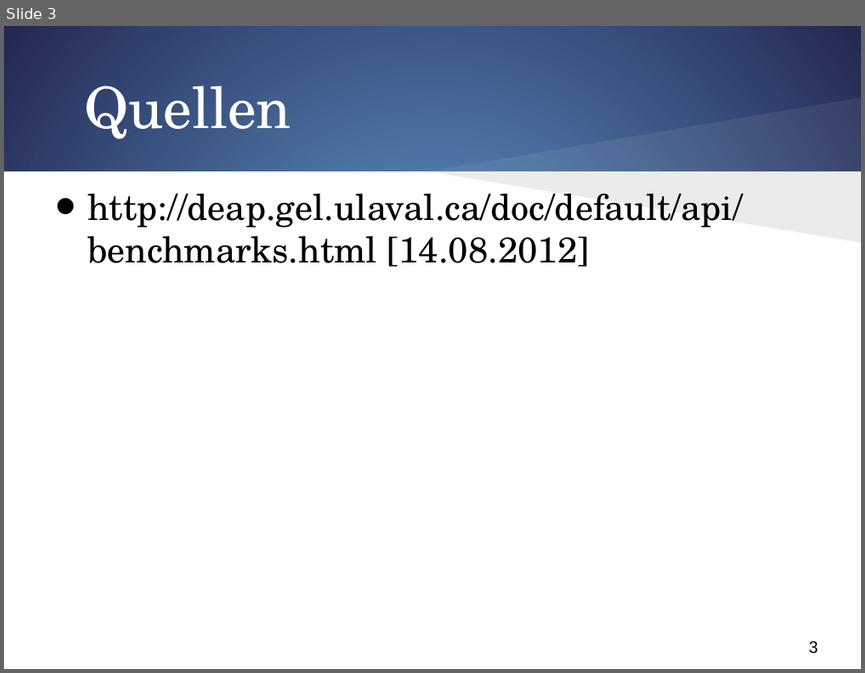
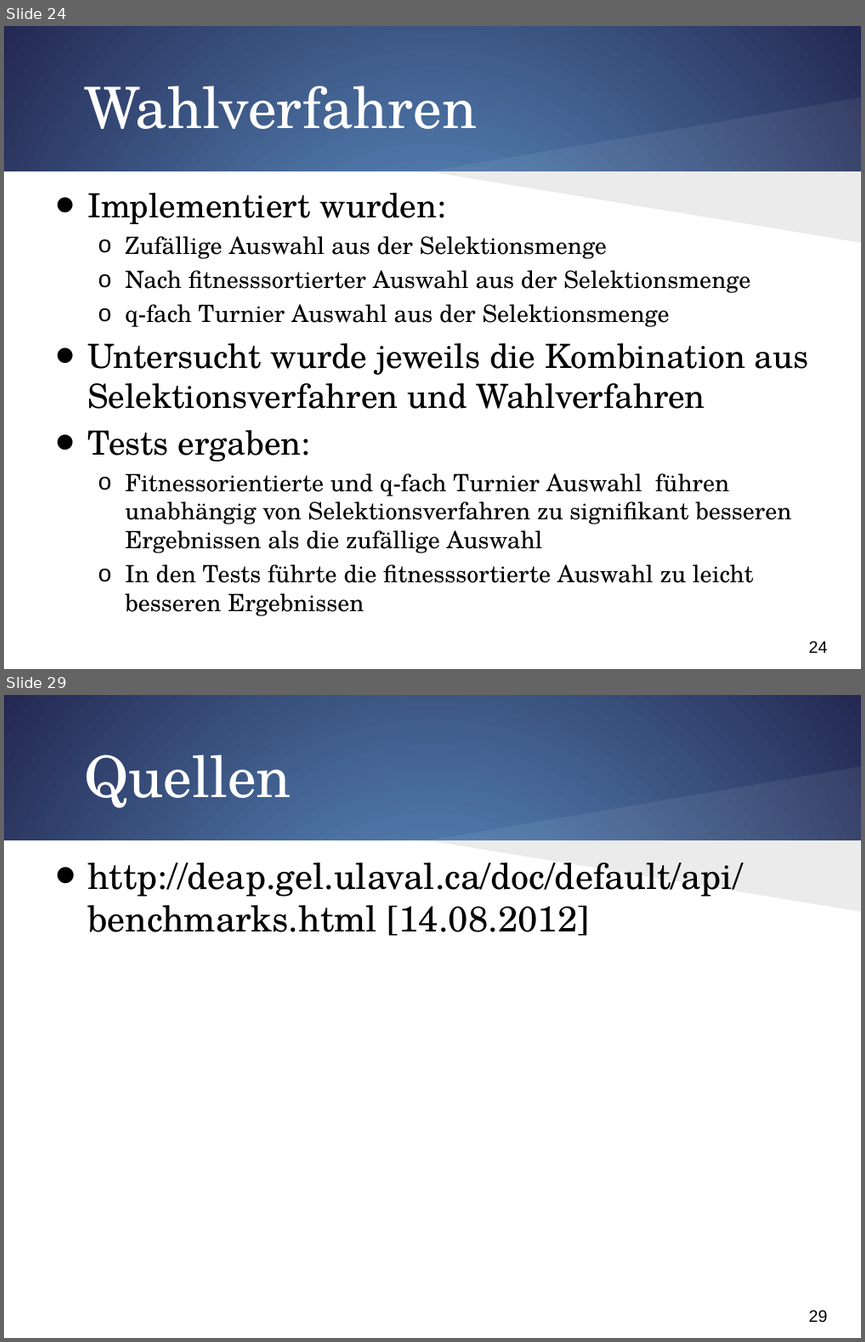
Before and after one commit to FalkoHilbert/evolotionaere-algorithmen, a slide deck: evolotionaereAlgorithmen/trunk/SystemOfEquations/Ergebnisse/Präsi/UI.pptx. Shown one above the other, each under a label of ours: slide 3 before the commit, slides 24 and 29 after it; the slides between them are not shown. The pictures are 865x673 and 865x1342 pixels, drawn with LibreOffice and Linux fonts; fonts in the diff are those of the drawing. Boxes give left, top, right and bottom in pixels: in the first picture for what was removed or moved away, otherwise in the second. Text is boxed around its words. In the diff, an @@ line names an element or a change of style, - is before the commit and + after.

```diff
--- a/evolotionaereAlgorithmen/trunk/SystemOfEquations/Ergebnisse/Präsi/UI.pptx
+++ b/evolotionaereAlgorithmen/trunk/SystemOfEquations/Ergebnisse/Präsi/UI.pptx
@@ slide 24 added at [4, 26, 861, 669], background gradient #629DD1 to #242852; not listed: 4 template elements that a slide beside it also shows @@
@@ title added at [84, 71, 477, 129], 48 pt, text #FFFFFF @@
+Wahlverfahren
@@ text added at [87, 193, 809, 616], 20 pt, text #000000 @@
+• Implementiert wurden:
+  o Zufällige Auswahl aus der Selektionsmenge
+  o Nach fitnesssortierter Auswahl aus der Selektionsmenge
+  o q-fach Turnier Auswahl aus der Selektionsmenge
+• Untersucht wurde jeweils die Kombination aus Selektionsverfahren und Wahlverfahren
+• Tests ergaben:
+  o Fitnessorientierte und q-fach Turnier Auswahl führen unabhängig von Selektionsverfahren zu signifikant besseren Ergebnissen als die zufällige Auswahl
+  o In den Tests führte die fitnesssortierte Auswahl zu leicht besseren Ergebnissen
@@ what was slide 3 is now slide 29 @@
@@ page number at [809, 1310, 828, 1322]: text changed @@
-3
+29
```
Also in this commit, not shown: 25 other slides added, 3 other files.
